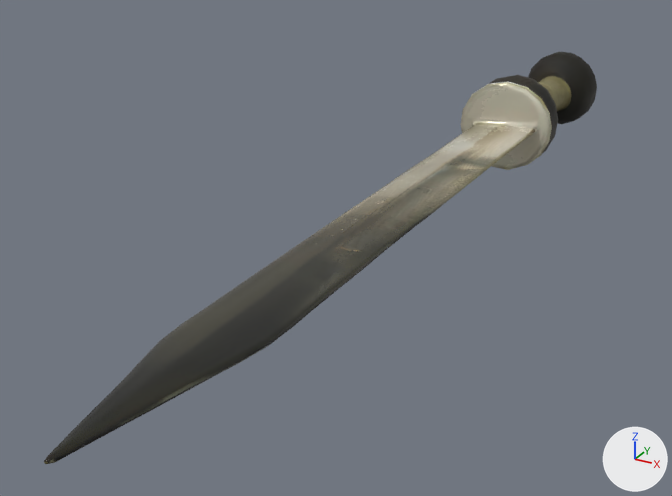
Two versions of the FBX model data/dev/models/sword1.fbx, one commit apart.
One viewpoint serves both versions: a camera (50 mm lens) standing at (0.483, -1.165, 0.352) and looking at (0.068, -0.412, -0.025). Lighting does not change. The marker at lower right points along +X, +Y and +Z. The picture after the commit comes second. Where no turn or scale is listed for an object, it has been applied to the vertices.

Script lines for the objects in view, before the commit:
```python
me_tripo_mesh_a8d80c73_001 = bpy.data.meshes.new('tripo_mesh_a8d80c73.001')
me_tripo_mesh_a8d80c73_001.from_pydata(...)  # 988 vertices, 986 faces; spans x -0.059..0.055, y -0.526..0.512, z -0.055..0.055
me_tripo_mesh_a8d80c73_001.materials.append(mat_tripo_mat_a8d80c73_001)
ob_tripo_node_a8d80c73_001 = bpy.data.objects.new('tripo_node_a8d80c73.001', me_tripo_mesh_a8d80c73_001)
ob_tripo_node_a8d80c73_001.location = (0.1347, -0.3411, 0.0314)
```
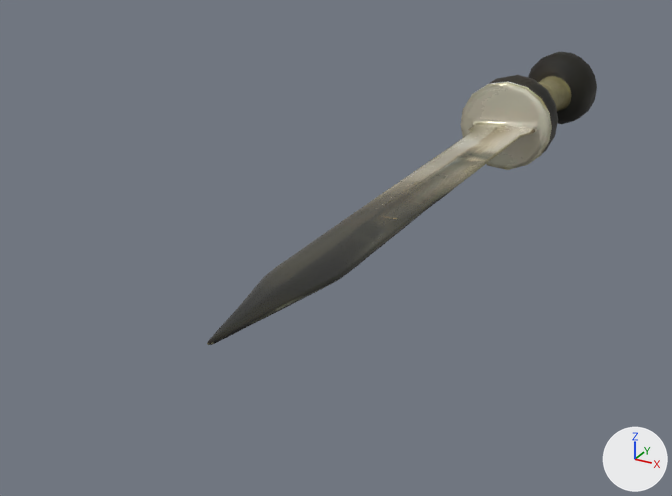
Commit message: Short sword is shorter

What differs and where, as boxes (x1, y1, x2, y2) in the pictures (672 x 496 px; the box of a moved part takes in the faces that stretch with it):
'tripo_node_a8d80c73.001', reshaped (29% narrower, 29% shorter)
    before: (44, 52, 597, 464)
    after: (207, 52, 597, 345)
part 1 of me_tripo_mesh_a8d80c73_001, moved or reshaped
    before: (44, 127, 532, 464)
    after: (207, 127, 532, 345)

The change in detail:
me_tripo_mesh_a8d80c73_001 is used by ob_tripo_node_a8d80c73_001; location (0.1347, -0.3411, 0.0314).
me_tripo_mesh_a8d80c73_001 had 988 vertices, 986 faces and spanned x -0.059..0.055, y -0.526..0.512, z -0.055..0.055.
me_tripo_mesh_a8d80c73_001 now has 988 vertices, 986 faces and spans x -0.059..0.055, y -0.372..0.512, z -0.055..0.055.
me_tripo_mesh_a8d80c73_001 part 1: all 492 vertices in x -0.041..0.041, y -0.526..0.202, z -0.007..0.007 are scaled about their middle by 0.79, then moved by (0.0, 0.077, 0.0).
